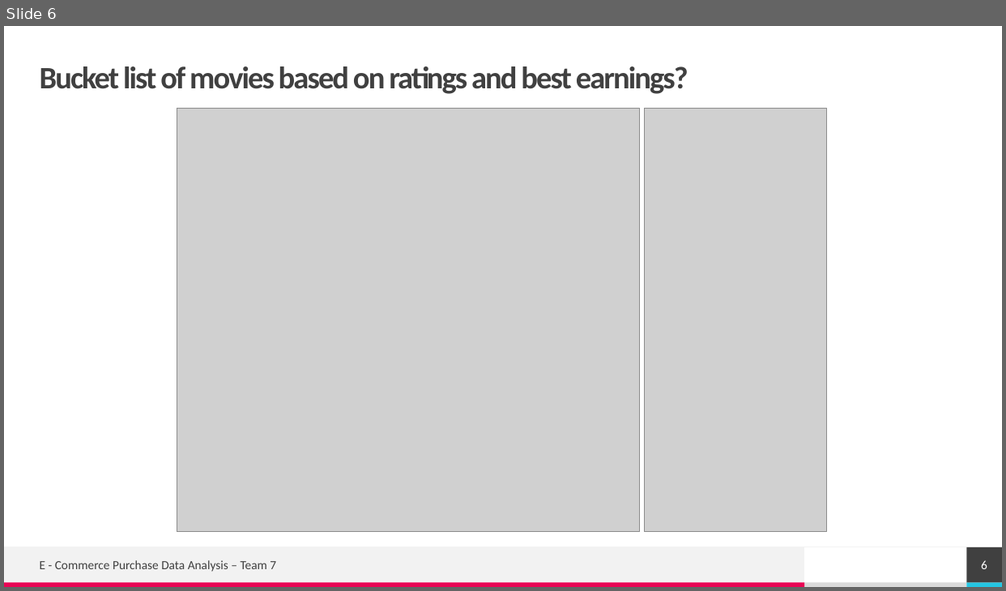
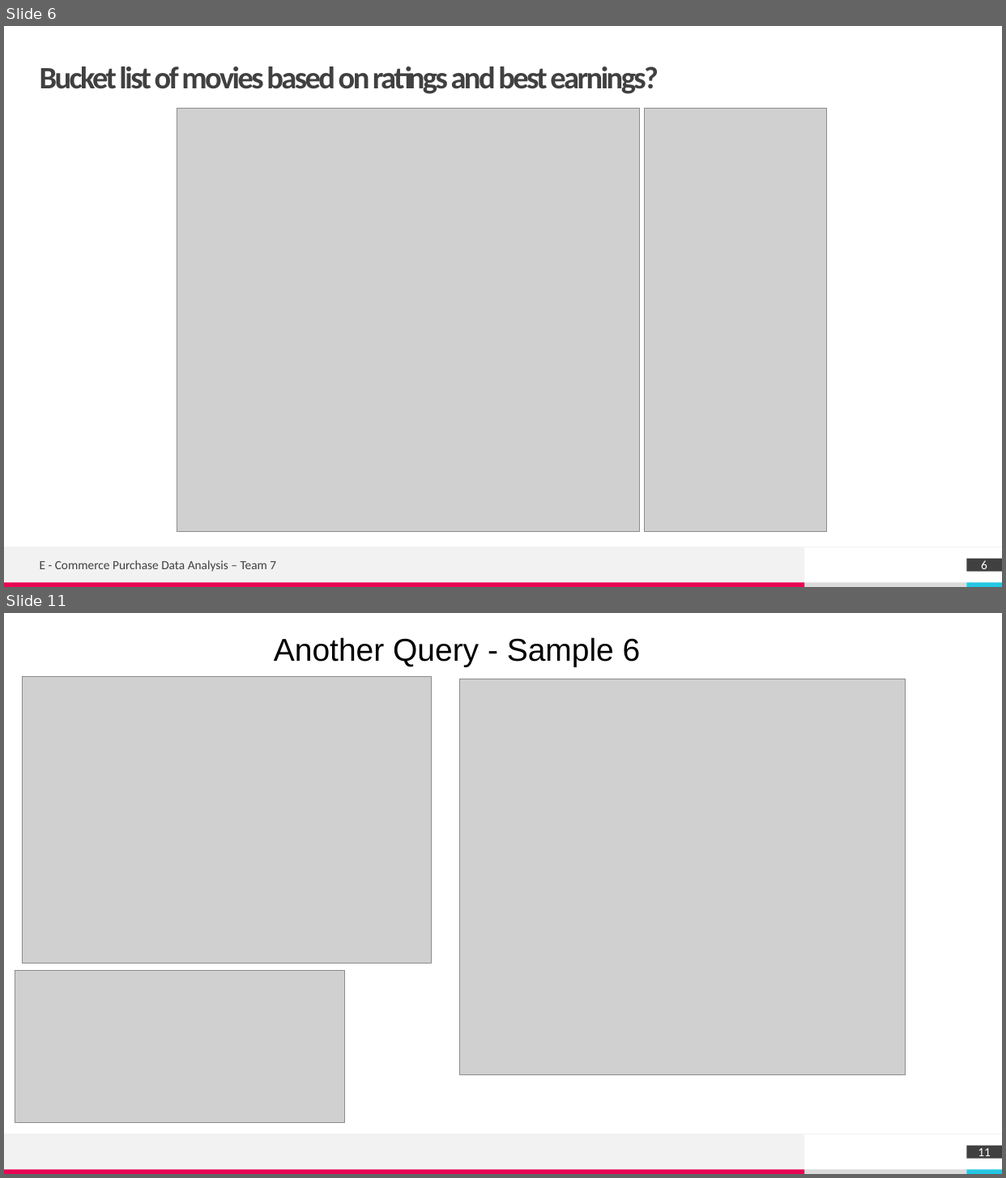
Before and after one commit to RajeshRamachander/mysqlpython, a slide deck: Team 7 - MYSQL - Project.pptx. Shown one above the other, each under a label of ours: slide 6 before the commit, slides 6 and 11 after it; the slides between them are not shown. The pictures are 1006x591 and 1006x1178 pixels, drawn with LibreOffice and Linux fonts; fonts in the diff are those of the drawing; grey boxes stand for pictures. Boxes give left, top, right and bottom in pixels: in the first picture for what was removed or moved away, otherwise in the second. Text is boxed around its words. In the diff, an @@ line names an element or a change of style, - is before the commit and + after.

```diff
--- a/Team 7 - MYSQL - Project.pptx
+++ b/Team 7 - MYSQL - Project.pptx
@@ slide 11 added at [4, 613, 1002, 1174], background #FFFFFF; not listed: 5 template elements that a slide beside it also shows @@
@@ title added at [274, 637, 641, 667], 30.3 pt, text #000000 @@
+Another Query - Sample 6
@@ picture added at [23, 677, 432, 963] @@
@@ picture added at [460, 679, 906, 1075] @@
@@ picture added at [15, 971, 345, 1122] @@
@@ page number added at [967, 1146, 1002, 1159], fill #404040, 12 pt, text #FFFFFF @@
+11
@@ slide 6 changed as well @@
@@ title "Bucket list of movies based ..." at [40, 66, 658, 94]: letter spacing -1.5 to -2 pt @@
@@ page number: place and size @@
-page number at [967, 548, 1002, 583]
+page number at [967, 559, 1002, 572]
```
Also in this commit, not shown: 6 other slides changed, 6 other slides added.
